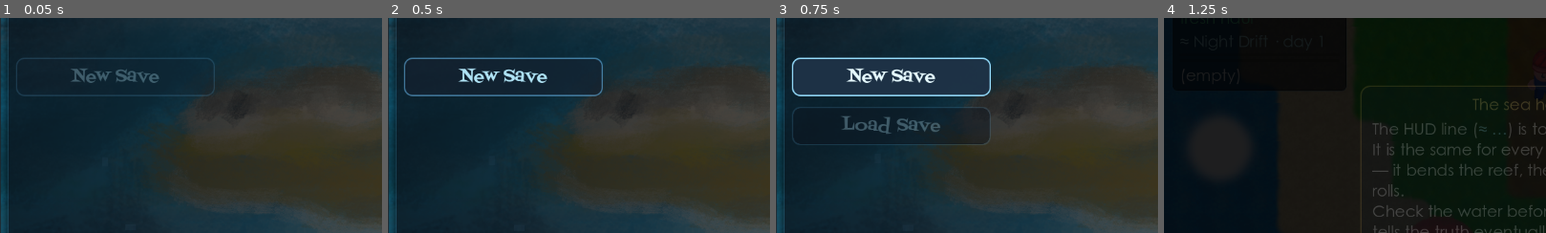
Above: before the commit, frames 1-4 (left to right).
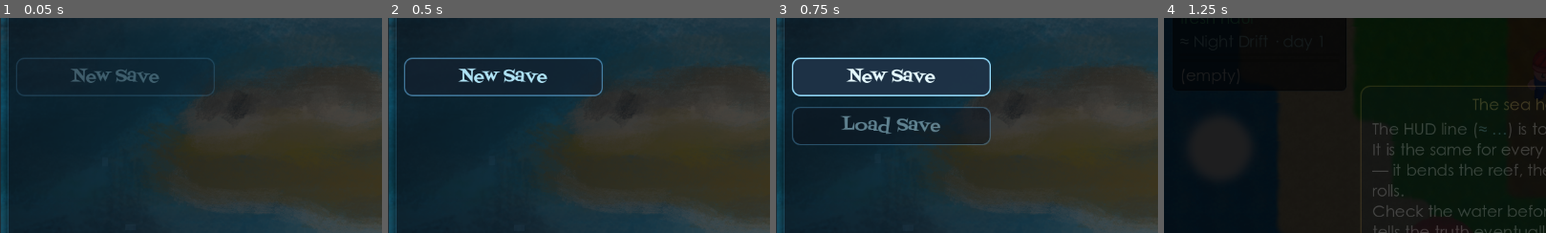
Above: after the commit, the same moments.

Repository: helloworld2540/isle2
Game: Godot game, scene res://scenes/main_menu.tscn
The game is run twice, just before and just after one commit, with the same random seed, the same clock (stepped at 60 frames per second) and the same inputs.
Inputs (mouse positions are % of the whole screen's width and height, from its top left):
- Up to frame 1 (0.05 s): no input
- Up to frame 2 (0.5 s): no input
- Up to frame 3 (0.75 s): tap Enter (ui_accept) at 0.5 s; move the mouse to (72, 45) at 0.52 s; tap Tab at 0.6 s; click (72, 45) at 0.67 s
- Up to frame 4 (1.25 s): tap Enter (ui_accept) at 0.77, 1.07 s
The pictures show only the part of the screen within x 0-50%, y 34-84%; the shares and areas given below are measured in that part.

Frames 1-2 are identical in both runs. In frame 3, 1.1% of the frame differs, in the area x 4-57%, y 41-60%; in frame 4, nothing differs.

Commit message:
docs: [`docs`] Menu disabled-state legibility; live editor verification notes
Two-column bo

Diff:
--- a/scenes/main_menu.tscn
+++ b/scenes/main_menu.tscn
@@ -128,12 +128,12 @@
 content_margin_top = 8.0
 content_margin_right = 16.0
 content_margin_bottom = 8.0
-bg_color = Color(0.05, 0.08, 0.12, 0.55)
-border_width_left = 2
-border_width_top = 2
-border_width_right = 2
-border_width_bottom = 2
-border_color = Color(0.4, 0.7, 0.9, 0.18)
+bg_color = Color(0.05, 0.08, 0.12, 0.62)
+border_width_left = 2
+border_width_top = 2
+border_width_right = 2
+border_width_bottom = 2
+border_color = Color(0.4, 0.7, 0.9, 0.38)
 corner_radius_top_left = 12
 corner_radius_top_right = 12
 corner_radius_bottom_right = 12
@@ -265,7 +265,7 @@
 theme_override_colors/font_focus_color = Color(0.9, 0.98, 1, 1)
 theme_override_colors/font_hover_pressed_color = Color(0.9, 0.98, 1, 1)
 theme_override_colors/font_pressed_color = Color(0.9, 0.98, 1, 1)
-theme_override_colors/font_disabled_color = Color(0.72, 0.93, 1, 0.34)
+theme_override_colors/font_disabled_color = Color(0.72, 0.93, 1, 0.55)
 text = "New Save"
 
 [node name="LoadSaveButton" type="Button" parent="LeftColumn/Buttons" unique_id=875779409]
@@ -284,7 +284,7 @@
 theme_override_colors/font_focus_color = Color(0.28, 0.18, 0.04, 1)
 theme_override_colors/font_hover_pressed_color = Color(0.28, 0.18, 0.04, 1)
 theme_override_colors/font_pressed_color = Color(0.28, 0.18, 0.04, 1)
-theme_override_colors/font_disabled_color = Color(0.72, 0.93, 1, 0.34)
+theme_override_colors/font_disabled_color = Color(0.72, 0.93, 1, 0.55)
 text = "Load Save"
 
 [node name="QuitButton" type="Button" parent="LeftColumn/Buttons" unique_id=678783011]
@@ -303,7 +303,7 @@
 theme_override_colors/font_focus_color = Color(0.9, 0.98, 1, 1)
 theme_override_colors/font_hover_pressed_color = Color(0.9, 0.98, 1, 1)
 theme_override_colors/font_pressed_color = Color(0.9, 0.98, 1, 1)
-theme_override_colors/font_disabled_color = Color(0.72, 0.93, 1, 0.34)
+theme_override_colors/font_disabled_color = Color(0.72, 0.93, 1, 0.55)
 text = "Quit"
 
 [node name="BottomSpacer" type="Control" parent="LeftColumn" unique_id=7000013]
Not shown, changed: TODO.md
